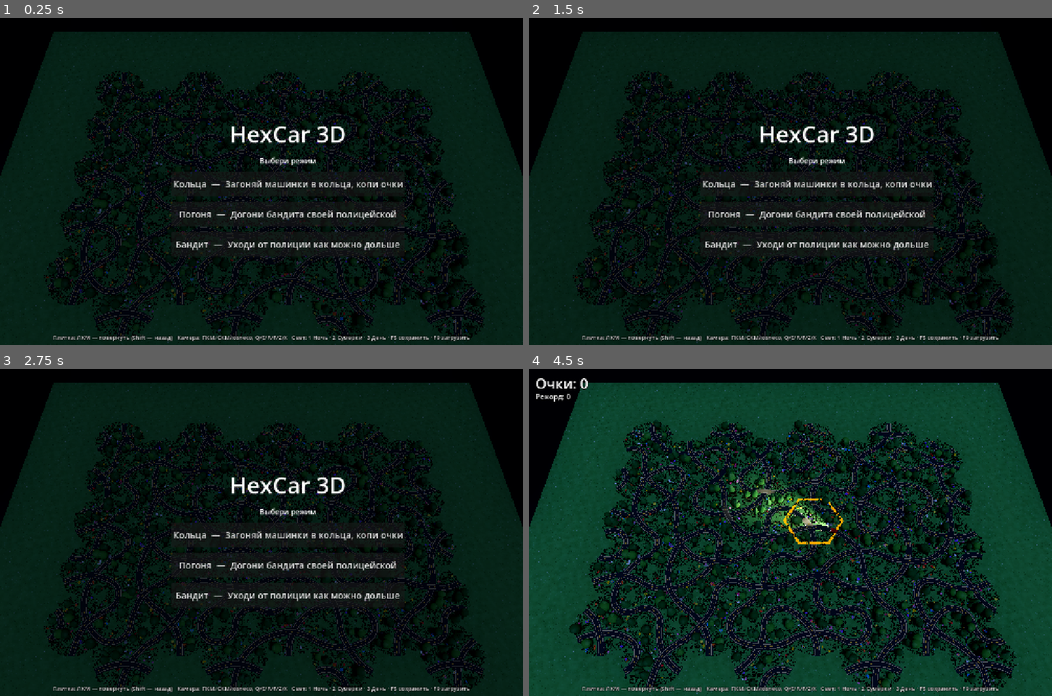
Above: before the commit, frames 1-4 (two rows, left to right).
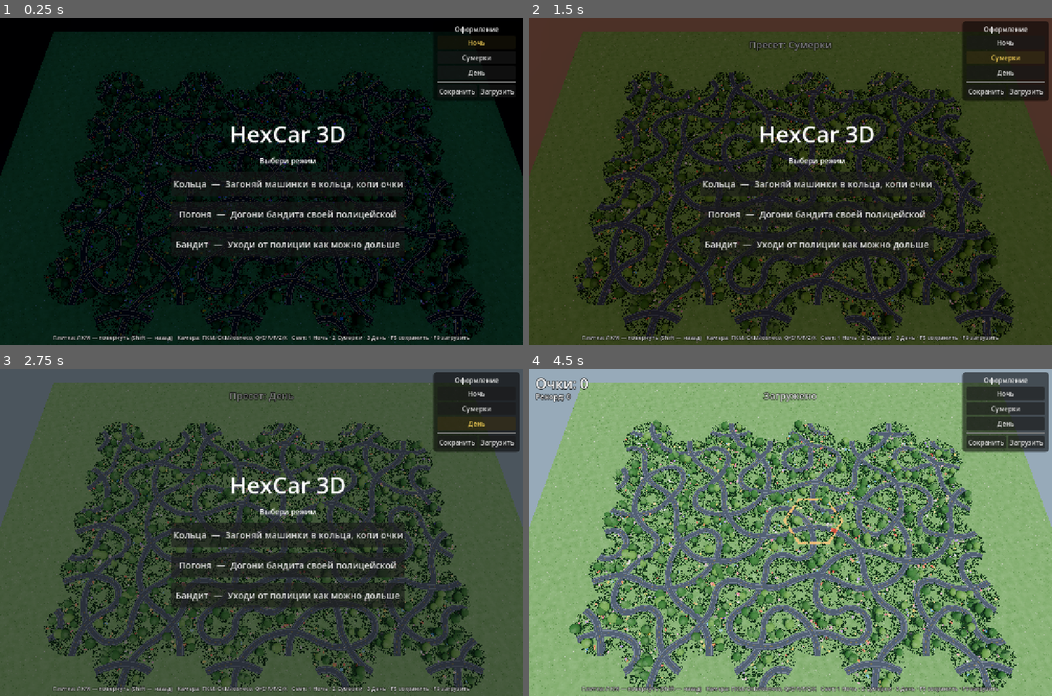
Above: after the commit, the same moments.

Repository: SashkoSoft/hexcar
Game: Godot game, scene res://Main.tscn
The game is run twice, just before and just after one commit, with the same random seed, the same clock (stepped at 60 frames per second) and the same inputs.
Inputs (mouse positions are in pixels of both pictures, inside the frame that each line leads up to):
- Up to frame 1 (0.25 s): no input
- Up to frame 2 (1.5 s): click (1004, 44) at 0.5 s, where only the run after the commit has a clickable "Ночь"; click (1004, 57) at 1.25 s, where only the run after the commit has a clickable "Сумерки"
- Up to frame 3 (2.75 s): click (475, 424) at 2 s, where only the run after the commit has a clickable "День"
- Up to frame 4 (4.5 s): click (984, 440) at 2.75 s, where only the run after the commit has a clickable "Сохранить"; click (1025, 440) at 3.5 s, where only the run after the commit has a clickable "Загрузить"; click "Кольца — Загоняй машинки в ко…" at 4.25 s

The runs differ from the first frame. In frame 1, 0.5% of the frame differs, in the area x 83-99%, y 2-24%; in frame 2, 72%; in frame 3, 88%; in frame 4, 99%, in the area x 0-100%, y 0-100%.

Commit message:
Godot: меню выбора стиля в игре (панель пресетов + Сохранить/Загрузить)
Панель «Оформление» в правом верхнем углу: кнопки пресетов (Ночь/Сумерки/День,
активный подсвечен) и кнопки Сохранить/Загрузить — то же, что клавиши 1/2/3 и F5/F9.

Co-Authored-By: Claude Opus 4.8 (1M context) <noreply@anthropic.com>

Diff:
--- a/godot/Main.gd
+++ b/godot/Main.gd
@@ -164,6 +164,9 @@
 }
 var flash_label: Label
 var flash_t := 0.0
+var current_preset := ""        # имя активного пресета (для подсветки кнопки)
+var style_panel: Control
+var style_buttons := {}         # имя -> Button
 
 # камера (орбитальная, со сглаживанием как в Dorfromantik)
 var cam_pivot: Vector3                  # текущая (сглаженная) точка фокуса
@@ -221,6 +224,7 @@
 func _ready() -> void:
 	randomize()
 	look = PRESETS["Ночь"].duplicate(true)   # пресет по умолчанию
+	current_preset = "Ночь"
 	_build_base_roads()
 	_build_bridges()
 	_build_environment()
@@ -1629,7 +1633,9 @@
 func apply_preset(name: String) -> void:
 	if PRESETS.has(name):
 		look = PRESETS[name].duplicate(true)
+		current_preset = name
 		_apply_look()
+		_update_style_buttons()
 		_flash("Пресет: " + name)
 
 func save_look() -> void:
@@ -1645,7 +1651,9 @@
 		return false
 	for k in c.get_section_keys("look"):
 		look[k] = c.get_value("look", k)
+	current_preset = ""   # загружены свои настройки — ни один пресет не активен
 	_apply_look()
+	_update_style_buttons()
 	_flash("Загружено")
 	return true
 
@@ -1896,6 +1904,66 @@
 	cam_hint.horizontal_alignment = HORIZONTAL_ALIGNMENT_CENTER
 	ui.add_child(cam_hint)
 
+	_build_style_menu()
+
+func _build_style_menu() -> void:
+	style_panel = PanelContainer.new()
+	style_panel.anchor_left = 1.0
+	style_panel.anchor_right = 1.0
+	style_panel.anchor_top = 0.0
+	style_panel.anchor_bottom = 0.0
+	style_panel.grow_horizontal = Control.GROW_DIRECTION_BEGIN  # растём влево от правого края
+	style_panel.grow_vertical = Control.GROW_DIRECTION_END      # растём вниз
+	style_panel.offset_left = -8
+	style_panel.offset_right = -8
+	style_panel.offset_top = 8
+	style_panel.offset_bottom = 8
+	style_panel.mouse_filter = Control.MOUSE_FILTER_STOP
+	var sb := StyleBoxFlat.new()
+	sb.bg_color = Color(0, 0, 0, 0.55)
+	sb.set_corner_radius_all(8)
+	sb.content_margin_left = 10
+	sb.content_margin_right = 10
+	sb.content_margin_top = 8
+	sb.content_margin_bottom = 8
+	style_panel.add_theme_stylebox_override("panel", sb)
+	ui.add_child(style_panel)
+	var vb := VBoxContainer.new()
+	vb.add_theme_constant_override("separation", 5)
+	style_panel.add_child(vb)
+	var title := Label.new()
+	title.text = "Оформление"
+	title.add_theme_font_size_override("font_size", 16)
+	title.horizontal_alignment = HORIZONTAL_ALIGNMENT_CENTER
+	vb.add_child(title)
+	for name in PRESETS.keys():
+		var btn := Button.new()
+		btn.text = name
+		btn.custom_minimum_size = Vector2(165, 32)
+		var nm: String = name
+		btn.pressed.connect(func(): apply_preset(nm))
+		vb.add_child(btn)
+		style_buttons[name] = btn
+	vb.add_child(HSeparator.new())
+	var row := HBoxContainer.new()
+	row.add_theme_constant_override("separation", 5)
+	vb.add_child(row)
+	var save_btn := Button.new()
+	save_btn.text = "Сохранить"
+	save_btn.custom_minimum_size = Vector2(80, 28)
+	save_btn.pressed.connect(save_look)
+	row.add_child(save_btn)
+	var load_btn := Button.new()
+	load_btn.text = "Загрузить"
+	load_btn.custom_minimum_size = Vector2(80, 28)
+	load_btn.pressed.connect(func(): load_look())
+	row.add_child(load_btn)
+	_update_style_buttons()
+
+func _update_style_buttons() -> void:
+	for name in style_buttons:
+		style_buttons[name].modulate = Color(1, 0.85, 0.35) if name == current_preset else Color(1, 1, 1)
+
 func _mk_label(x: float, y: float, size: int, shadow: bool) -> Label:
 	var l := Label.new()
 	l.position = Vector2(x, y)
